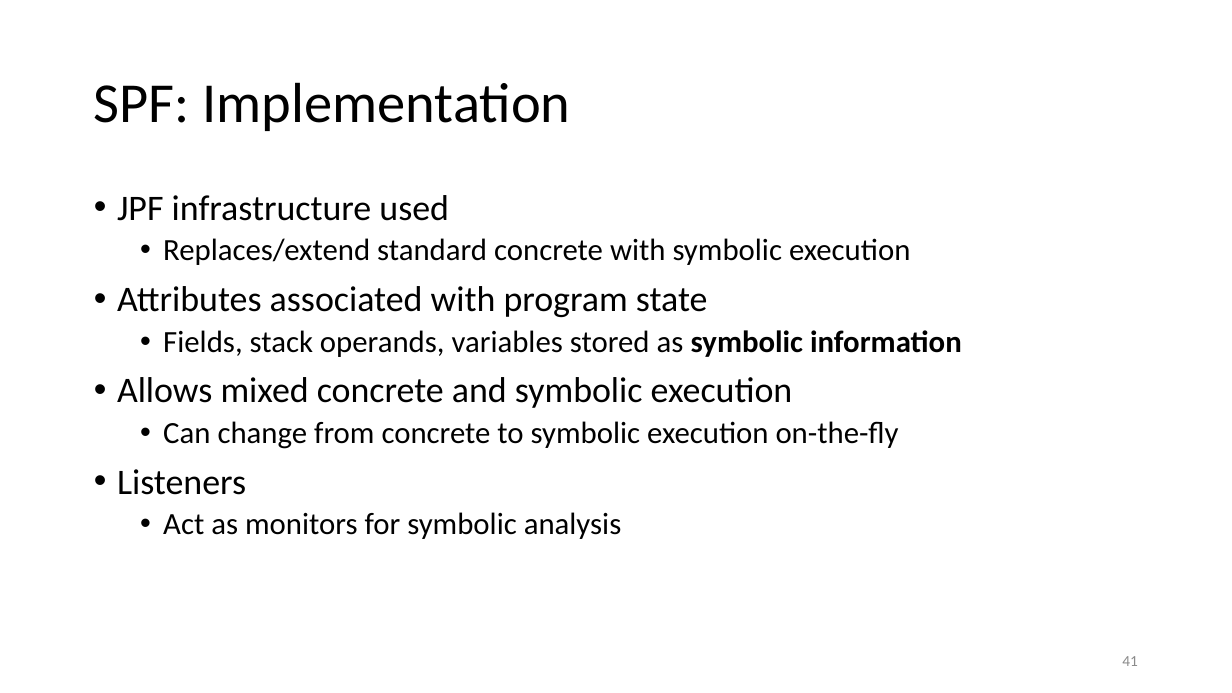
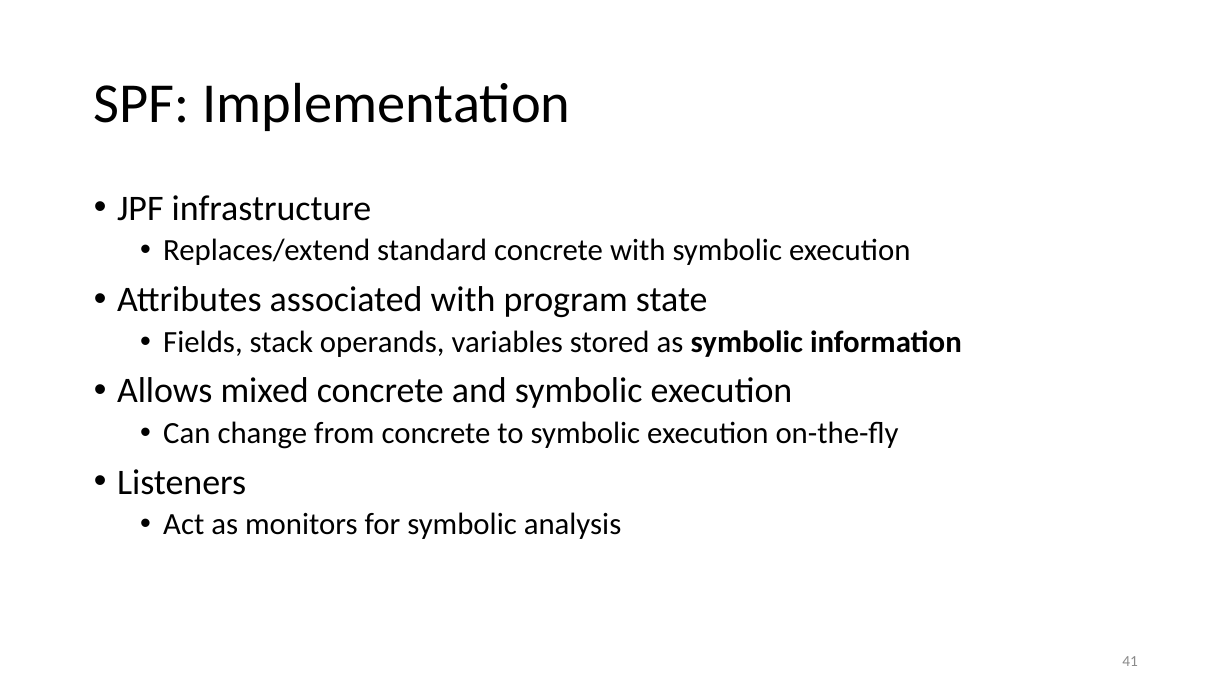
Before and after one commit to damorim/model-checking-tutorial, a slide deck: slide 41 of Program-Model-Checking.pptx. Drawn at 1232x693 pixels with LibreOffice and Linux fonts; fonts in the diff are those of the drawing. Boxes give left, top, right and bottom in pixels: in the first picture for what was removed or moved away, otherwise in the second. Text is boxed around its words. In the diff, an @@ line names an element or a change of style, - is before the commit and + after.

```diff
--- a/Program-Model-Checking.pptx
+++ b/Program-Model-Checking.pptx
@@ text at (117,195,372,221): text changed @@
-• JPF infrastructure used
+• JPF infrastructure
```
Also in this commit, not shown: 3 other slides changed, 1 other file.
